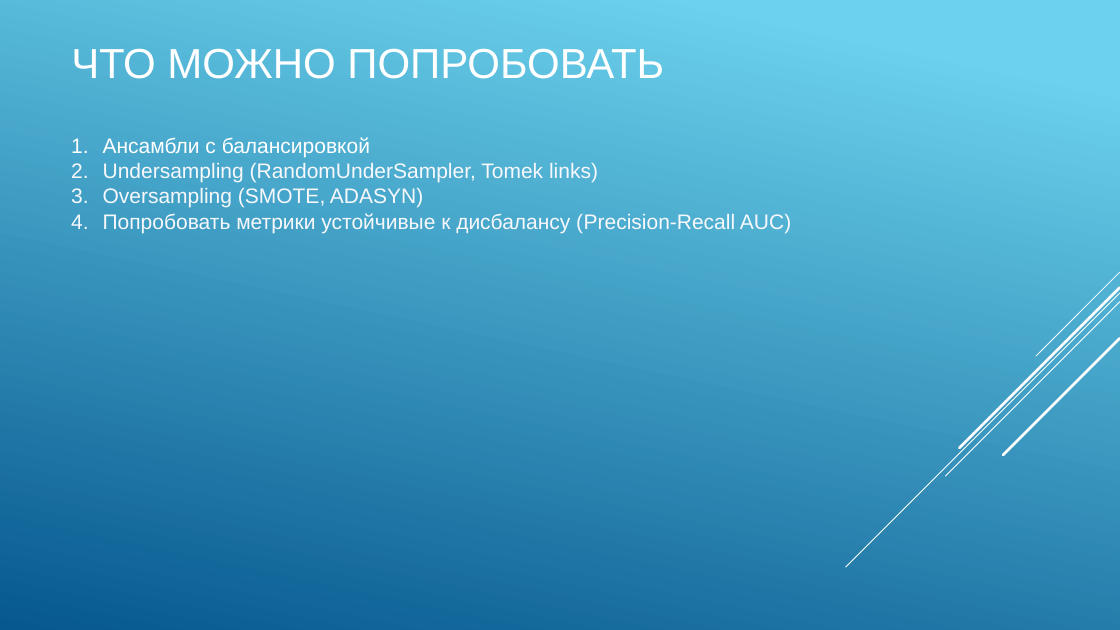
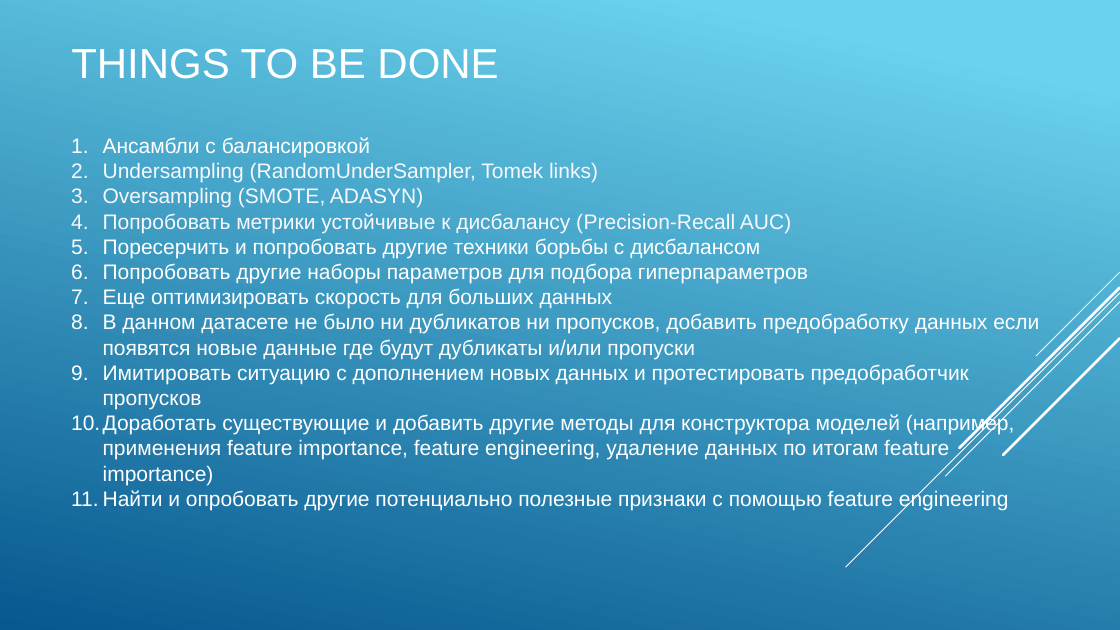
Before and after one commit to taysumova/urfu_ml, a slide deck: slide 16 of presentation.pptx. Drawn at 1120x630 pixels with LibreOffice and Linux fonts; fonts in the diff are those of the drawing. Boxes give left, top, right and bottom in pixels: in the first picture for what was removed or moved away, otherwise in the second. Text is boxed around its words. In the diff, an @@ line names an element or a change of style, - is before the commit and + after.

```diff
--- a/presentation.pptx
+++ b/presentation.pptx
@@ title at [71,48,498,79]: text changed @@
-ЧТО МОЖНО ПОПРОБОВАТЬ
+THINGS TO BE DONE
@@ text at [103,238,1039,510]: paragraphs added @@
+5. Поресерчить и попробовать другие техники борьбы с дисбалансом
+6. Попробовать другие наборы параметров для подбора гиперпараметров
+7. Еще оптимизировать скорость для больших данных
+8. В данном датасете не было ни дубликатов ни пропусков, добавить предобработку данных если появятся новые данные где будут дубликаты и/или пропуски
+9. Имитировать ситуацию с дополнением новых данных и протестировать предобработчик пропусков
+10. Доработать существующие и добавить другие методы для конструктора моделей (например, применения feature importance, feature engineering, удаление данных по итогам feature importance)
+11. Найти и опробовать другие потенциально полезные признаки с помощью feature engineering
```
Also in this commit, not shown: 6 other slides changed, 3 slides added, 3 slides removed.
